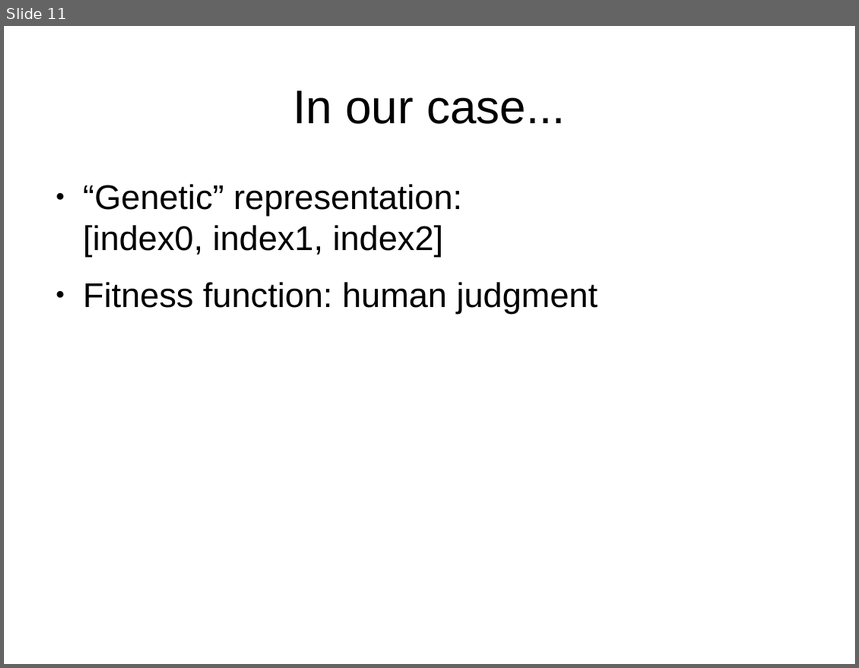
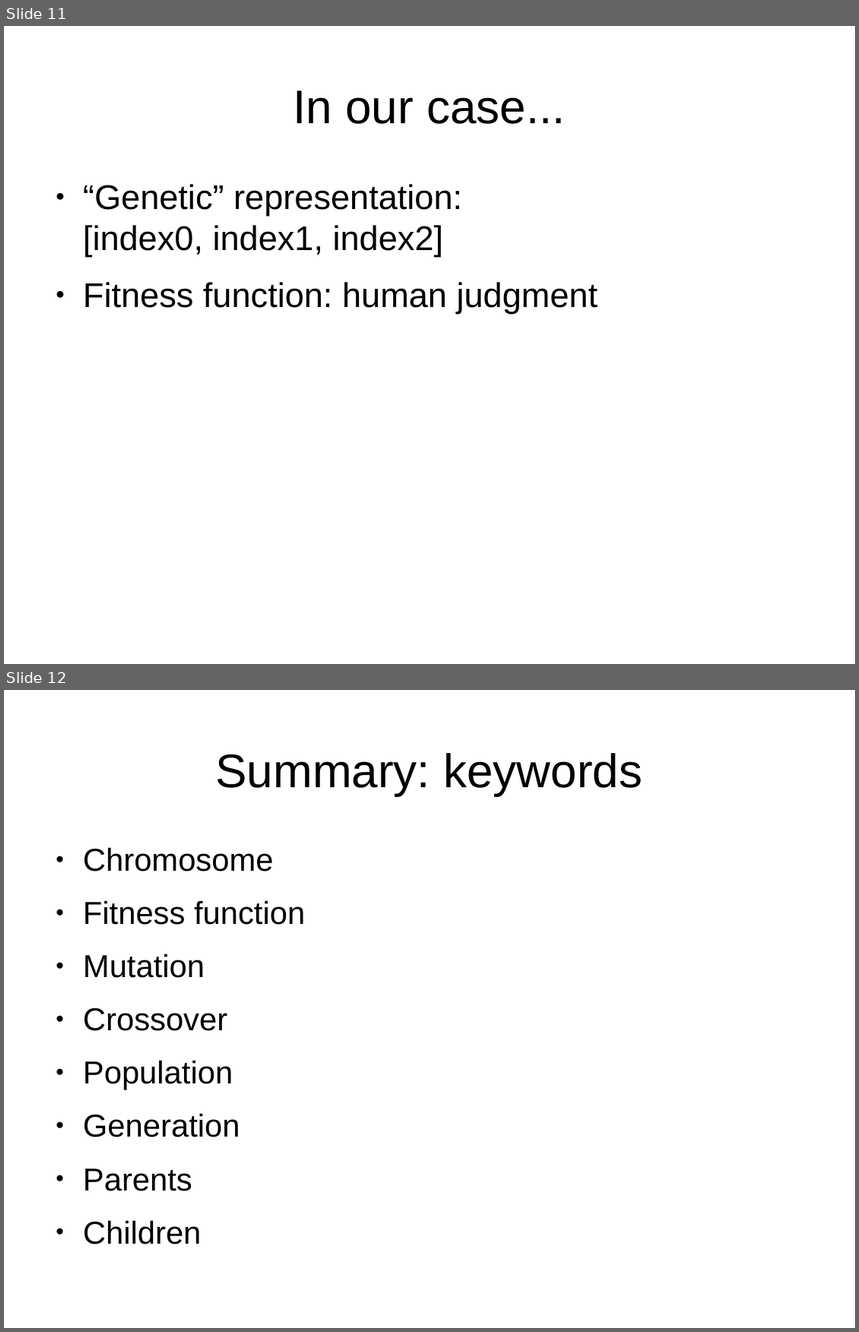
Before and after one commit to trevisanj/pinga, a slide deck: slides.odp. Shown one above the other, each under a label of ours: slide 11 before the commit, slides 11 and 12 after it. The pictures are 859x668 and 859x1332 pixels, drawn with LibreOffice and Linux fonts; fonts in the diff are those of the drawing. Boxes give left, top, right and bottom in pixels: in the first picture for what was removed or moved away, otherwise in the second. Text is boxed around its words. In the diff, an @@ line names an element or a change of style, - is before the commit and + after.

```diff
--- a/slides.odp
+++ b/slides.odp
@@ slide 12 added at (4,690,855,1328), background #FFFFFF @@
@@ title added at (215,753,642,796), 44 pt, text #000000 @@
+Summary: keywords
@@ text added at (83,847,305,1245), 29.6 pt, text #000000 @@
+● Chromosome
+● Fitness function
+● Mutation
+● Crossover
+● Population
+● Generation
+● Parents
+● Children
```
Also in this commit, not shown: 1 other slide added, 1 slide removed, 7 other files.
